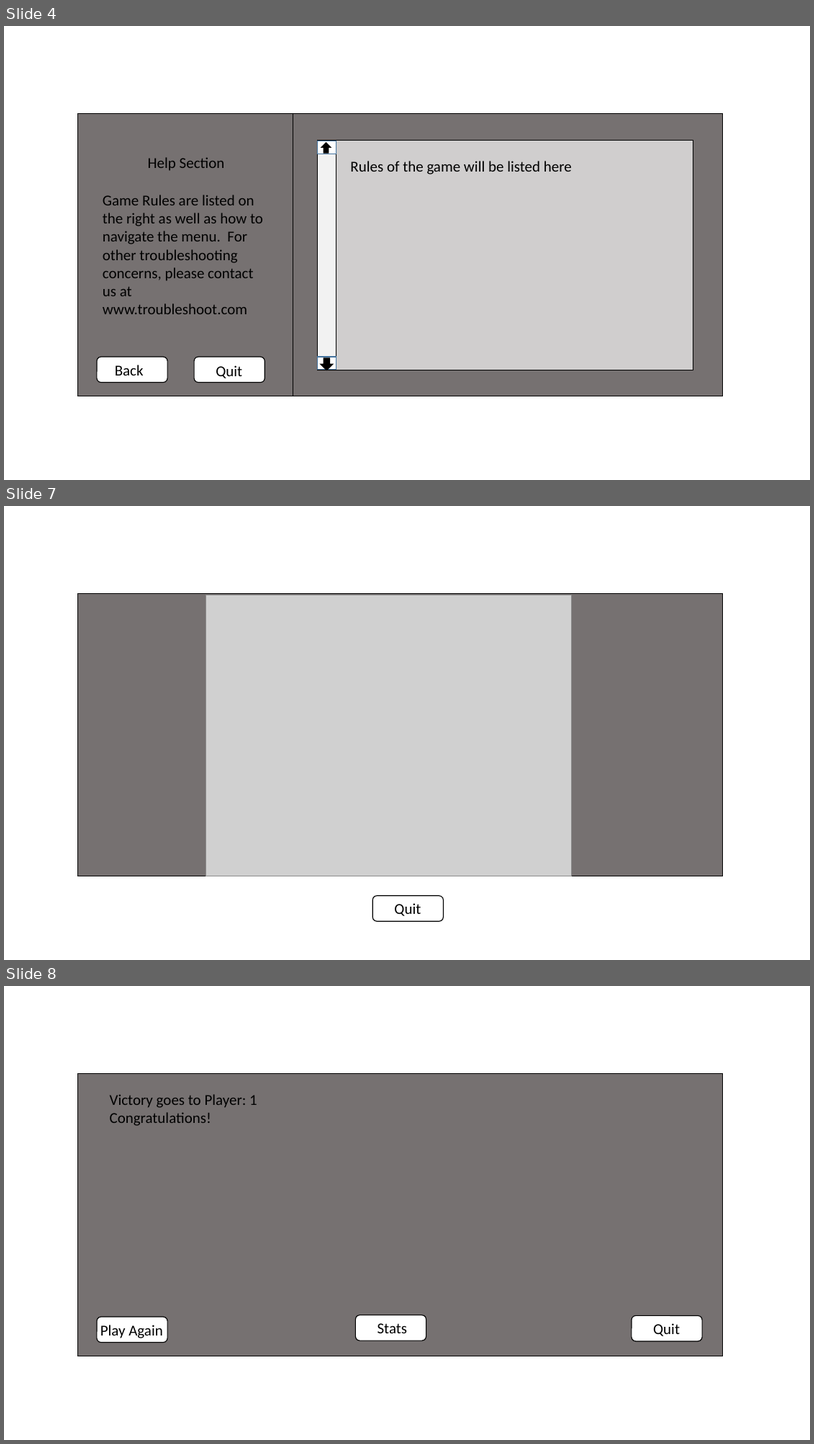
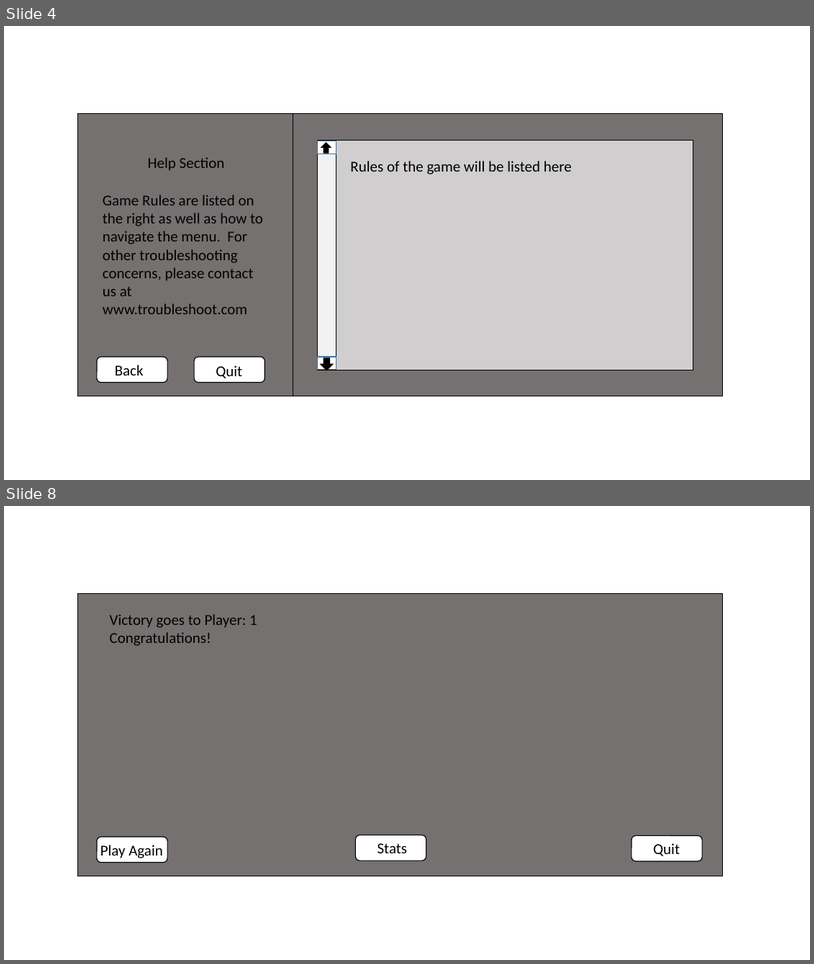
Before and after one commit to LucrativeHippo/BattleBots, a slide deck: doc/requiremnetsPics.pptx. Shown one above the other, each under a label of ours: slides 4, 7 and 8 before the commit, slides 4 and 8 after it; the slides between them are not shown. The pictures are 814x1444 and 814x964 pixels, drawn with LibreOffice and Linux fonts; fonts in the diff are those of the drawing; grey boxes stand for pictures. Boxes give left, top, right and bottom in pixels: in the first picture for what was removed or moved away, otherwise in the second. Text is boxed around its words. In the diff, an @@ line names an element or a change of style, - is before the commit and + after.

```diff
--- a/doc/requiremnetsPics.pptx
+++ b/doc/requiremnetsPics.pptx
@@ slide 7 removed at (4, 506, 810, 960), background #FFFFFF @@
@@ rectangle removed at (78, 594, 723, 875) @@
@@ picture removed at (206, 595, 572, 875) @@
@@ rounded rectangle removed at (373, 896, 444, 921) @@
@@ text removed at (394, 903, 421, 916) @@
-Quit
```
Also in this commit, not shown: 2 slides changed, 1 slide added, 1 other file.
